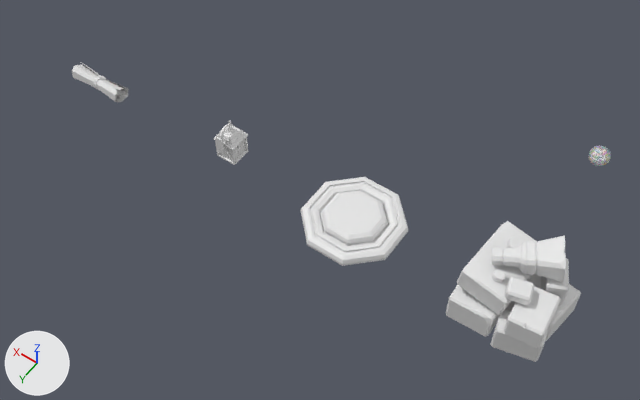
The Blender file Props.blend as it was, and as the next commit left it.
Rendered twice from a camera (50 mm lens) standing at (-1.22, 5.18, 8.18) and looking at (2.64, -0.23, -0.32). The lights are fixed; the arrows at lower left show +X, +Y and +Z. The picture after the commit comes second.

In view in the first picture: 'Boton', 'Caja', 'Caja_EnBurbuja.001', 'Farol', 'Pergamino'.
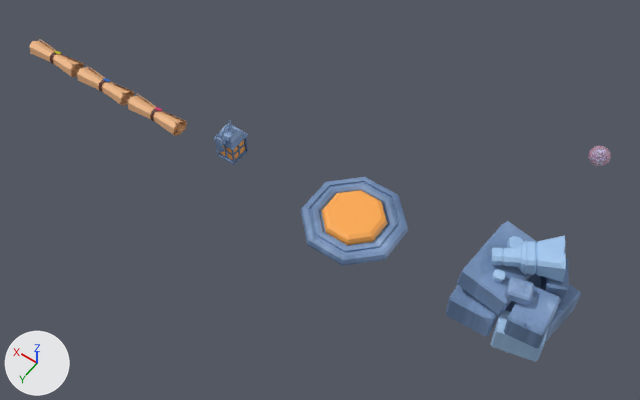
Boxes (x1, y1, x2, y2) around the edits, measured in the pictures (640 x 400 px):
'Caja', recoloured, surface changed (white to blue): (446, 221, 581, 362) in both
'Boton', recoloured, surface changed (darker): (301, 177, 409, 266) in both
'Pergamino', recoloured, moved: before (72, 62, 128, 102); after (128, 94, 187, 136)
'Pergamino_Salto', added (beige): after (77, 66, 134, 105)
'Pergamino_Miel', added (beige): after (29, 39, 84, 77)
part 3 of me_plane_001, recoloured (white to blue): (215, 121, 231, 152) in both
part 4 of me_plane_001, recoloured (white to blue): (213, 123, 248, 165) in both
part 5 of me_cube_002, recoloured: after (590, 148, 608, 165)
part 6 of me_cube_002, recoloured: before (588, 145, 611, 166)

The change, as a diff of the scene's bpy script:
```diff
--- a/Props.blend.py
+++ b/Props.blend.py
@@ img_paletaprops_png @@
+img_paletaprops_png = load_image('PaletaProps.png', 'PaletaProps.png', 500, 500, 'sRGB')
@@ mat_paletaprops @@
+mat_paletaprops = principled_material('PaletaProps')
+mat_paletaprops.texture = img_paletaprops_png  # with its transparency
@@ me_cube_009 @@
 me_cube_009.from_pydata(...)  # 137 vertices, 133 faces; spans x -0.63..0.63, y -0.63..0.63, z -0.003..0.153
 # used by ob_boton; location = (2.0, 0.0, 0.003); rotation_euler = (0.0, 0.0, 0.393), in degrees (0, 0, 23)
-me_cube_009.materials.append(mat_blanco)  # white #e7e7e7
+# me_cube_009 part 1: texture (UV) coordinates of 133 of 133 faces, centred in x -0.538..0.538, y -0.538..0.538, z -0.003..0.153, changed; they spanned u 0.0..0.0, v 0.0..0.0 and now span u 0.03..0.59, v 0.37..0.64
+me_cube_009.materials.append(mat_paletaprops)  # picture img_paletaprops_png
@@ me_cube_011 @@
 me_cube_011.from_pydata(...)  # 607 vertices, 595 faces; spans x -0.571..0.557, y -0.504..0.525, z 0.0..1.037
 # used by ob_caja; location = (0.0, 0.0, 0.0)
+# me_cube_011 part 2: texture (UV) coordinates of 595 of 595 faces, centred in x -0.561..0.548, y -0.495..0.518, z 0.0..1.03, changed; they spanned u 0.0..0.38, v 0.0..0.75 and now span u 0.02..0.63, v 0.04..0.63
+me_cube_011.materials.append(mat_paletaprops)  # picture img_paletaprops_png
@@ me_plane_001 @@
 me_plane_001.from_pydata(...)  # 422 vertices, 419 faces; spans x -2.97..2.97, y -3.11..2.07, z 0.03..10.19
 # used by ob_farol; location = (4.0, 0.0, 0.0); rotation_euler = (1.571, 0.0, 0.0), in degrees (90, 0, 0); scale = (0.0524, 0.116, 0.037)
+# me_plane_001 part 3: all 114 faces that had it switch from no material to mat_paletaprops (picture img_paletaprops_png)
+# me_plane_001 part 4: all 305 faces that had it switch from mat_blanco (white #e7e7e7) to mat_paletaprops (picture img_paletaprops_png)
@@ me_plane_004 @@
 me_plane_004.from_pydata(...)  # 399 vertices, 346 faces; spans x -0.394..0.393, y -0.093..0.148, z -0.15..0.073
-me_plane_004.materials.append(mat_material)  # white #e7e7e7
+me_plane_004.materials.append(mat_paletaprops)  # picture img_paletaprops_png
@@ me_cube_002 @@
 me_cube_002.from_pydata(...)  # 849 vertices, 851 faces; spans x -0.9..0.8, y -0.85..0.85, z -1.0..0.71
 # used by ob_caja_enburbuja_001; location = (0.04, -2.005, 0.602); scale = (0.143, 0.143, 0.131)
+# me_cube_002 part 5: all 595 faces that had it switch from mat_blanco (white #e7e7e7) to mat_paletaprops (picture img_paletaprops_png)
+# me_cube_002 part 6: all 256 faces that had it switch from mat_barrera to mat_paletaprops (picture img_paletaprops_png)
@@ me_plane_003 @@
+me_plane_003.from_pydata(...)  # 399 vertices, 346 faces; spans x -0.394..0.393, y -0.093..0.148, z -0.15..0.073
+me_plane_003.materials.append(mat_paletaprops)  # picture img_paletaprops_png
@@ me_plane_002 @@
+me_plane_002.from_pydata(...)  # 399 vertices, 346 faces; spans x -0.394..0.393, y -0.093..0.148, z -0.15..0.073
+me_plane_002.materials.append(mat_paletaprops)  # picture img_paletaprops_png
@@ ob_pergamino @@
 ob_pergamino = bpy.data.objects.new('Pergamino', me_plane_004)
-ob_pergamino.location = (6.0, 0.0, 0.0)
+ob_pergamino.location = (5.004, 0.0, 0.0)
@@ ob_pergamino_miel @@
+ob_pergamino_miel = bpy.data.objects.new('Pergamino_Miel', me_plane_003)
+ob_pergamino_miel.location = (6.804, 0.0, 0.0)
@@ ob_pergamino_salto @@
+ob_pergamino_salto = bpy.data.objects.new('Pergamino_Salto', me_plane_002)
+ob_pergamino_salto.location = (5.904, 0.0, 0.0)
```
